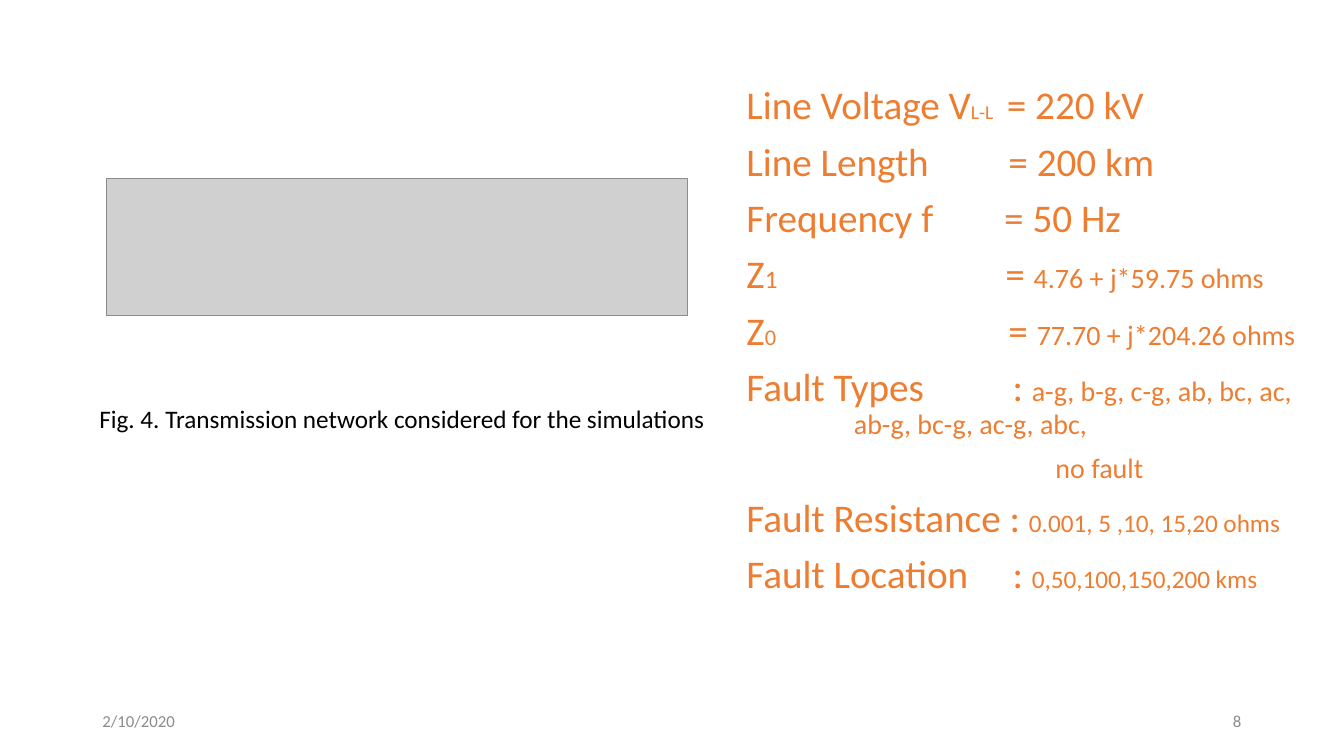
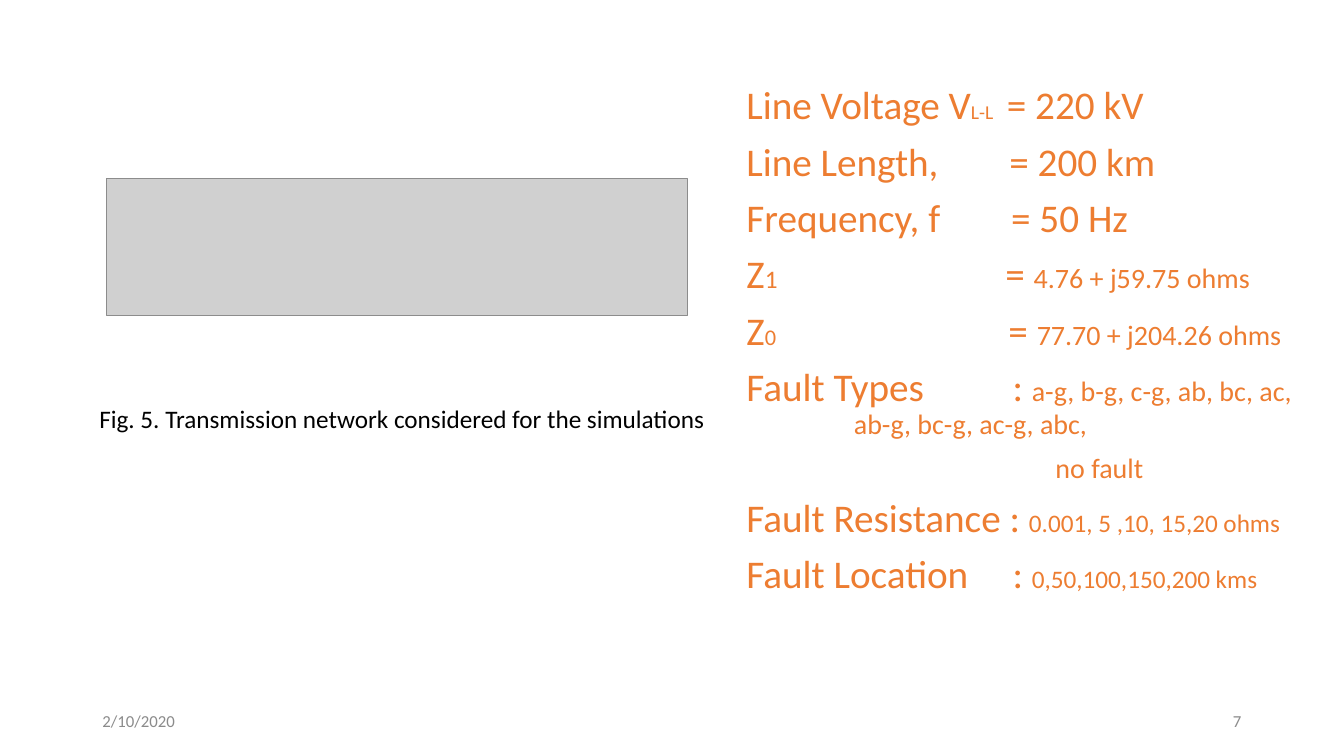
Before and after one commit to svec-final-year-project-eee/Project, a slide deck: slide 7 of Reviews/second review/Second Oral Presentation.pptx (slide 8 before the commit). Drawn at 1344x756 pixels with LibreOffice and Linux fonts; fonts in the diff are those of the drawing; grey boxes stand for pictures. Boxes give left, top, right and bottom in pixels: in the first picture for what was removed or moved away, otherwise in the second. Text is boxed around its words. In the diff, an @@ line names an element or a change of style, - is before the commit and + after.

```diff
--- a/Reviews/second review/Second Oral Presentation.pptx
+++ b/Reviews/second review/Second Oral Presentation.pptx
@@ text at [746,148,1281,350]: text changed @@
-Line Length = 200 km
-Frequency f = 50 Hz
-Z1 = 4.76 + j*59.75 ohms
-Z0 = 77.70 + j*204.26 ohms
+Line Length, = 200 km
+Frequency, f = 50 Hz
+Z1 = 4.76 + j59.75 ohms
+Z0 = 77.70 + j204.26 ohms
@@ text at [99,410,704,433]: text changed @@
-Fig. 4. Transmission network considered for the simulations
+Fig. 5. Transmission network considered for the simulations
@@ page number at [1233,716,1241,727]: text changed @@
-8
+7
```
Also in this commit, not shown: 10 other slides changed, 2 slides added, 1 slide removed, 1 other file.
